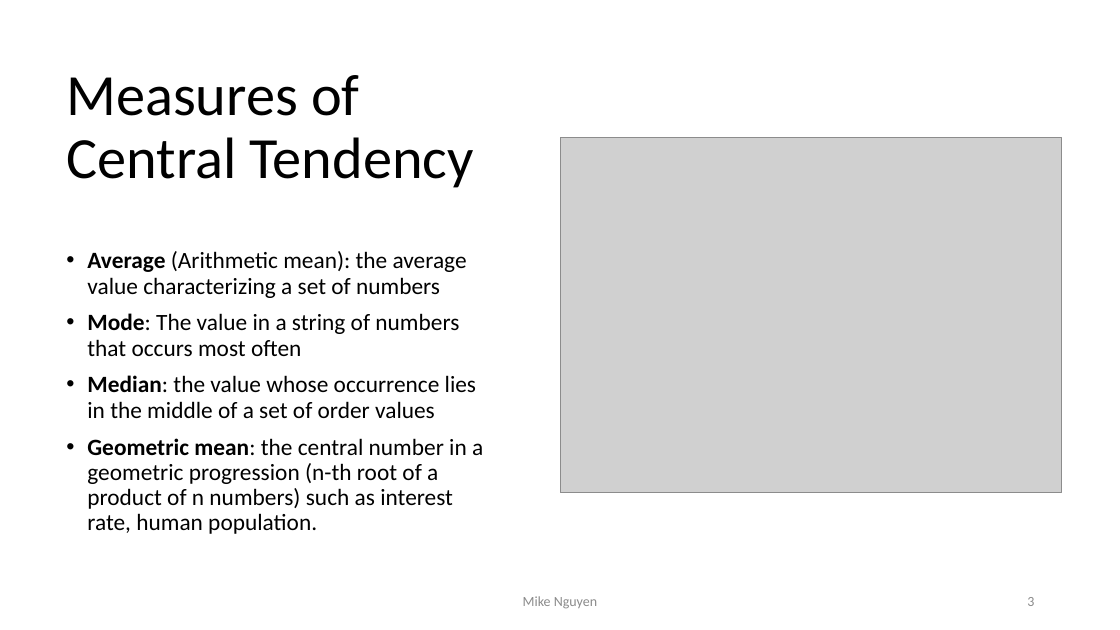
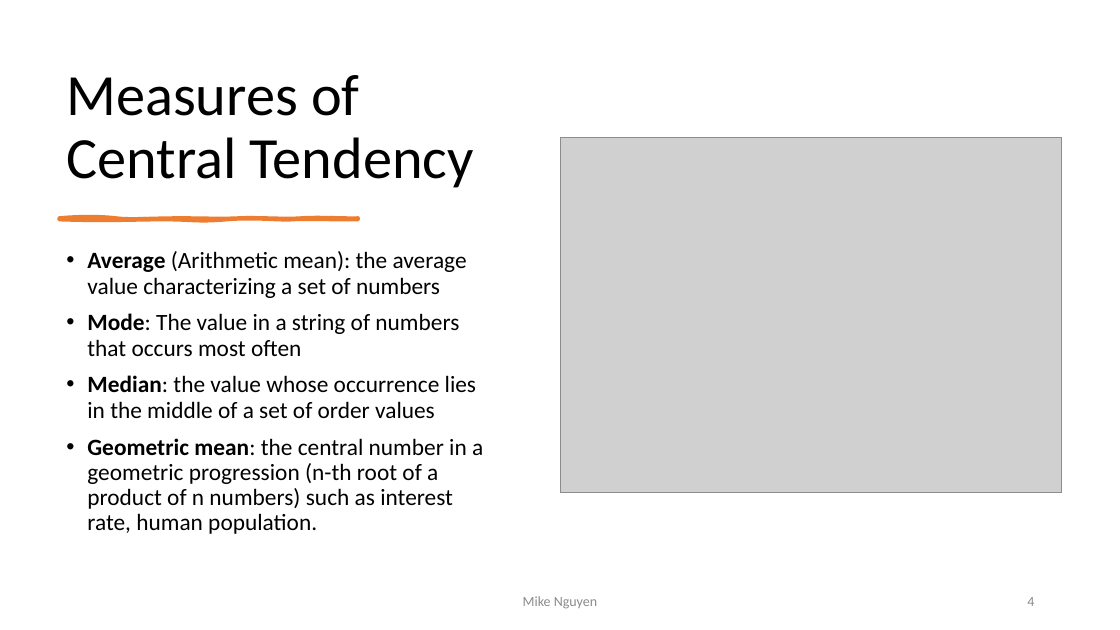
Before and after one commit to mikenguyen13/mar4050, a slide deck: slide 4 of lectures/14/2_Review.pptx (slide 3 before the commit). Drawn at 1120x630 pixels with LibreOffice and Linux fonts; fonts in the diff are those of the drawing; grey boxes stand for pictures. Boxes give left, top, right and bottom in pixels: in the first picture for what was removed or moved away, otherwise in the second. Text is boxed around its words. In the diff, an @@ line names an element or a change of style, - is before the commit and + after.

```diff
--- a/lectures/14/2_Review.pptx
+++ b/lectures/14/2_Review.pptx
@@ freeform shape added at [59,218,358,220], fill #ED7D31, outline #ED7D31 3 pt @@
@@ page number at [1027,597,1034,606]: text changed @@
-3
+4
```
Also in this commit, not shown: 7 other slides changed, 3 slides added, 2 slides removed, 3 other files.
